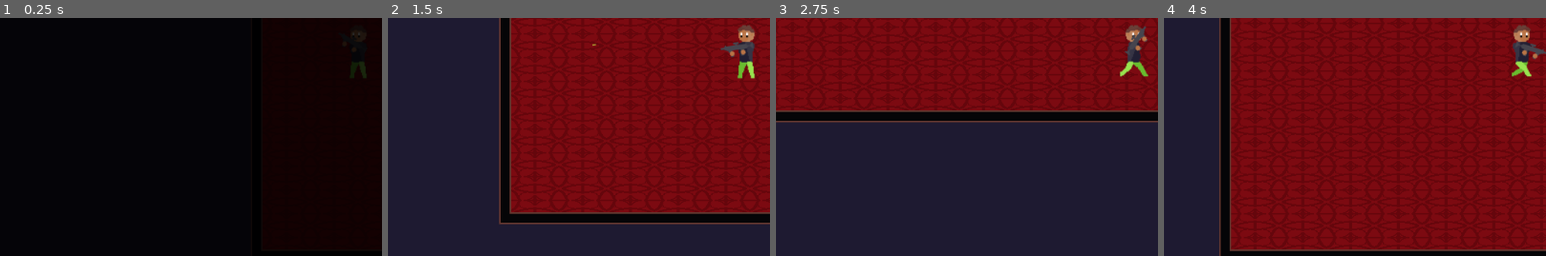
Above: before the commit, frames 1-4 (left to right).
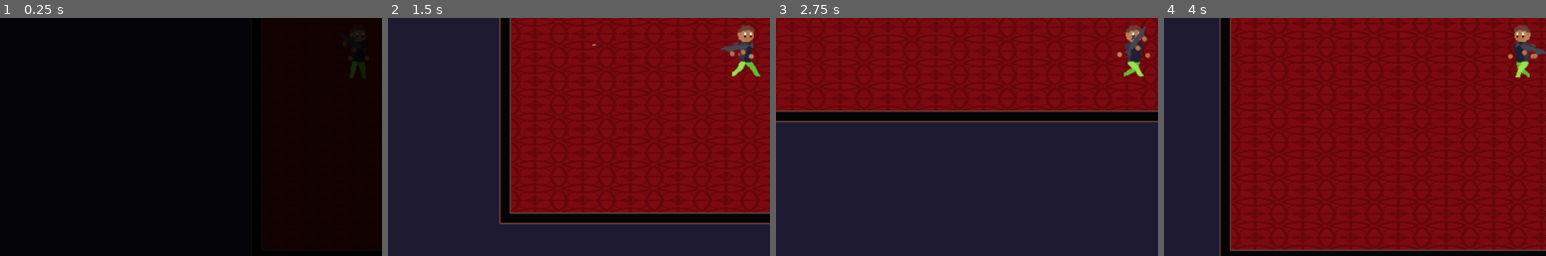
Above: after the commit, the same moments.

Repository: sirBamson/borlaier
Game: Godot game, scene res://Scenes/SceneController.tscn
Same seed, same stepped clock (60 frames per second), same inputs: the game is played once before the commit and once after it.
Inputs (mouse positions are % of the whole screen's width and height, from its top left):
- Up to frame 1 (0.25 s): no input
- Up to frame 2 (1.5 s): tap Enter (ui_accept) at 0.5, 0.77 s; move the mouse to (72, 45) at 0.52 s; hold Right (ui_right) 0.53-1.28 s; hold Space (fire) 0.53-1.28 s; move the mouse to (30, 55) at 1.27 s; hold Down (ui_down) from 1.28 s (still down); tap Space (fire) at 1.35 s
- Up to frame 3 (2.75 s): tap Enter (ui_accept) at 1.52 s; move the mouse to (60, 28) at 2.02 s; release Down (ui_down) at 2.03 s; hold Right (ui_right) from 2.03 s (still down); hold Space (fire) from 2.03 s (still down)
- Up to frame 4 (4 s): move the mouse to (45, 70) at 2.77 s; release Right (ui_right) at 2.78 s; release Space (fire) at 2.78 s; hold Up (ui_up) 2.78-3.53 s; tap Space (fire) at 2.85 s; tap Enter (ui_accept) at 3.02, 3.77 s; move the mouse to (80, 65) at 3.52 s; hold Left (ui_left) from 3.53 s (still down); hold Space (fire) from 3.53 s (still down)
The pictures show only the part of the screen within x 3-53%, y 43-93%; the shares and areas given below are measured in that part.

The runs differ from the first frame. In frame 1, less than 0.1% of the frame differs, in the area x 91-96%, y 6-24%; in frame 2, 0.5%, in the area x 90-98%, y 3-26%; in frame 3, 0.4%; in frame 4, 0.4%.

Commit message:
New movment

Diff:
--- a/Scripts/AutoLoads/PlayerGlobals.gd
+++ b/Scripts/AutoLoads/PlayerGlobals.gd
@@ -1,6 +1,7 @@
 extends Node
 
 var player_healt: int = 100
+var player_has_gun: bool = false
 
 var bullets_in_mag: int = 25
 var bullets_left: int = 200
--- a/Scripts/Player.gd
+++ b/Scripts/Player.gd
@@ -3,23 +3,21 @@
 
 signal player_dead
 
-var direction: Vector2 = Vector2.ZERO
+var looking_direction: Vector2 = Vector2.ZERO
 var velocity: Vector2 = Vector2.ZERO
+var last_velocity: Vector2 = Vector2.RIGHT
+
 var healt: int = PlayerGlobals.player_healt
-var has_gun: bool = false
 
-export var speed = 250
-
-
-func _ready() -> void:
-	for child in get_children():
-		if child.name == "Gun":
-			has_gun = true
+export var speed: int = 250
 
 
 func _physics_process(_delta: float) -> void:
+	# --------------- DEV ---------------
 	$BulletsInMag.text = str(PlayerGlobals.bullets_in_mag)
 	$BulletsLeft.text = str(PlayerGlobals.bullets_left)
+	# -----------------------------------
+
 	_movment()
 
 
@@ -34,36 +32,48 @@
 	if Input.is_action_pressed("ui_left"):
 		velocity += Vector2.LEFT
 
+	# one with gun and one without
 
-	direction = velocity
+	if PlayerGlobals.player_has_gun:
+		if get_global_mouse_position().x < global_position.x:
+			looking_direction = Vector2.LEFT
+		else:
+			looking_direction = Vector2.RIGHT
 
-	if has_gun and direction != Vector2.ZERO:
-		if get_global_mouse_position().x < global_position.x:
-			direction.x = -1
+		if velocity != Vector2.ZERO:
+			if looking_direction == Vector2.LEFT:
+				$PlayerSprite.play("NoHandsLeft")
+			elif looking_direction == Vector2.RIGHT:
+				$PlayerSprite.play("NoHandsRight")
 		else:
-			direction.x = 1
-	elif has_gun:
-		if get_global_mouse_position().x < global_position.x:
-			$PlayerSprite.play("NoHandsIdleLeft")
-		else:
-			$PlayerSprite.play("NoHandsIdleRight")
+			if looking_direction == Vector2.LEFT:
+				$PlayerSprite.play("NoHandsIdleLeft")
+			elif looking_direction == Vector2.RIGHT:
+				$PlayerSprite.play("NoHandsIdleRight")
+
+	else:
+		if velocity != Vector2.ZERO:
+
+			last_velocity.x = velocity.x
 
 
-	if direction.x > 0:
-		$PlayerSprite.play("NoHandsRight")
-	elif direction.x < 0:
-		$PlayerSprite.play("NoHandsLeft")
-	elif direction.y > 0:
-		$PlayerSprite.play("NoHandsRight")
-	elif direction.y < 0:
-		$PlayerSprite.play("NoHandsRight")
-	elif !has_gun:
-		$PlayerSprite.play("NoHandsIdleRight")
+			if last_velocity.x == -1:
+				$PlayerSprite.play("Left")
+			elif last_velocity.x == 1:
+				$PlayerSprite.play("Right")
+
+		elif velocity == Vector2.ZERO:
+			if last_velocity.x == -1:
+				$PlayerSprite.play("IdleLeft")
+			elif last_velocity.x == 1:
+				$PlayerSprite.play("IdleRight")
+
 
 	velocity = velocity.normalized() * speed
 	velocity = move_and_slide(velocity)
 
 
+# Temp func
 func take_damage(damage) -> void:
 	healt -= damage
 
